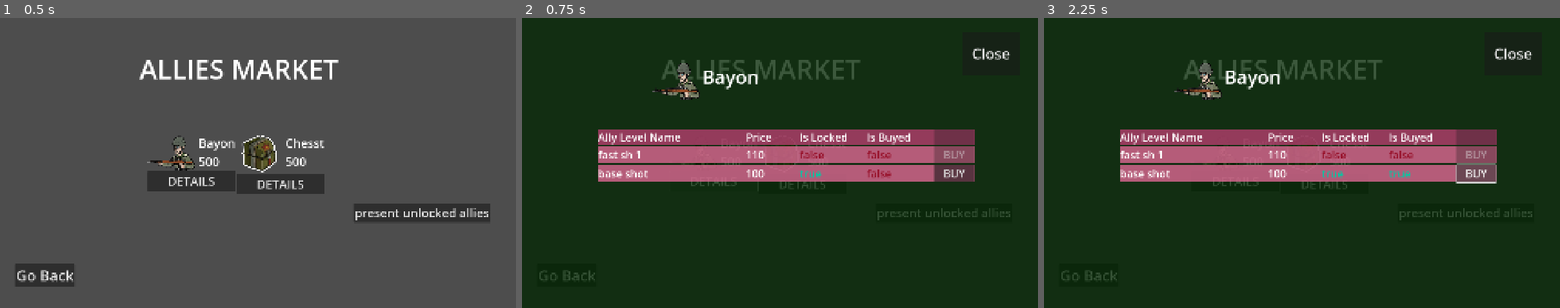
Above: before the commit, frames 1-3 (left to right).
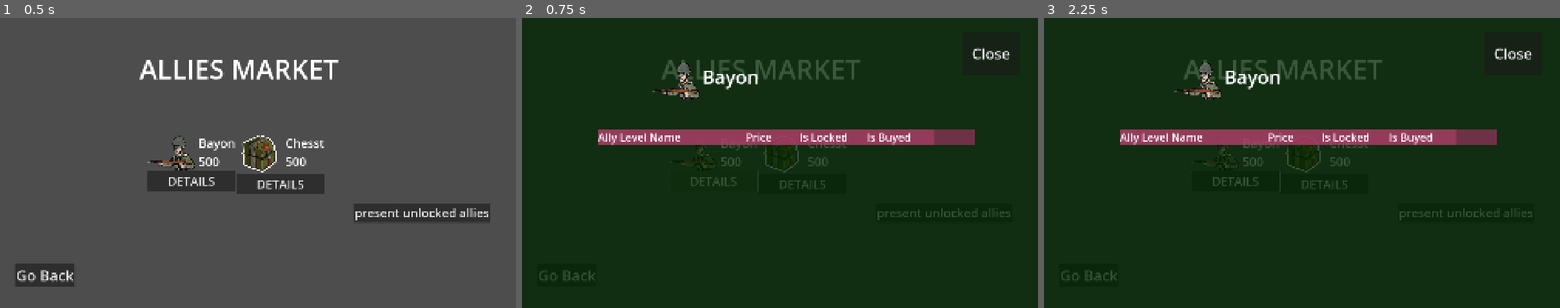
Above: after the commit, the same moments.

Repository: diablohumastudio/NvC-Data-Systems
Game: Godot game, scene res://screens/allies_market/allies_market.tscn
Same seed, same stepped clock (60 frames per second), same inputs: the game is played once before the commit and once after it. This scene is started directly instead of the project's main scene. The engine's default icon, where the game draws it, is replaced by a stand-in: a white triangle on a blue panel in a dark square.
Inputs (mouse positions are in pixels of both pictures, inside the frame that each line leads up to):
- Up to frame 1 (0.5 s): no input
- Up to frame 2 (0.75 s): click "DETAILS" at 0.5 s
- Up to frame 3 (2.25 s): click "present unlocked allies" at 1.25 s; click (1477, 174) at 2 s, where only the run before the commit has a clickable "BUY"

Frame 1 is identical in both runs. In frame 2, 8.4% of the frame differs, in the area x 14-88%, y 44-57%; in frame 3, 8.5%, in the area x 14-88%, y 44-58%.
Error after the commit: Invalid access to property or key 'ud_ally' on a base object of type 'Resource (Ally)'. (res://screens/allies_market/ally_details_popup/ally_details_popup.gd:1…

Commit message:
allies system changed to: conditions saved; ally_levels has ud_ally_levels; ud_ally_levels saved. everything saved in UDS initialize user

Diff:
--- a/data/game_characters/allies/res_data/data/bayonete_soldier.tres
+++ b/data/game_characters/allies/res_data/data/bayonete_soldier.tres
@@ -1,9 +1,10 @@
-[gd_resource type="Resource" script_class="Ally" load_steps=5 format=3 uid="uid://bxaddilaeyy62"]
+[gd_resource type="Resource" script_class="Ally" load_steps=6 format=3 uid="uid://bxaddilaeyy62"]
 
 [ext_resource type="Script" uid="uid://ccntxav05c4k" path="res://data/game_characters/allies/res_data/model/ally.gd" id="1_i87kw"]
+[ext_resource type="Script" uid="uid://cp8n43lmapx8l" path="res://data/game_characters/allies/upgrades_data/model/ally_level.gd" id="1_m5mv6"]
 [ext_resource type="PackedScene" uid="uid://oyoty7ffa6gl" path="res://game_characters_scenes/allies/shoter_ally/bayonet_soldier/bayonet_soldier.tscn" id="1_xbp7i"]
 [ext_resource type="Texture2D" uid="uid://clqhwebs0bq0b" path="res://data/game_characters/allies/res_data/assets/enemy_thumbnail_bayonet.png" id="2_xyo8g"]
-[ext_resource type="Resource" uid="uid://imhtlxk5ynnx" path="res://data/game_characters/allies/user_data/data/ud_shoter_ally.tres" id="3_xyo8g"]
+[ext_resource type="Resource" uid="uid://c4a462bjqt7xm" path="res://data/game_characters/allies/upgrades_data/data/shooter_ally/base_shot_lvl.tres" id="2_y5ttf"]
 
 [resource]
 script = ExtResource("1_i87kw")
@@ -12,6 +13,6 @@
 description = ""
 thumbnail = ExtResource("2_xyo8g")
 price = 300
-ud_ally = ExtResource("3_xyo8g")
+levels = Array[ExtResource("1_m5mv6")]([ExtResource("2_y5ttf")])
 scene = ExtResource("1_xbp7i")
 metadata/_custom_type_script = "uid://ccntxav05c4k"
--- a/data/game_characters/allies/res_data/data/chest.tres
+++ b/data/game_characters/allies/res_data/data/chest.tres
@@ -1,9 +1,13 @@
-[gd_resource type="Resource" script_class="Ally" load_steps=5 format=3 uid="uid://dnxrv0styygjo"]
+[gd_resource type="Resource" script_class="Ally" load_steps=9 format=3 uid="uid://dnxrv0styygjo"]
 
 [ext_resource type="PackedScene" uid="uid://cvxnbaukwbgs6" path="res://game_characters_scenes/allies/money_providers/chest/chest.tscn" id="1_01uh0"]
 [ext_resource type="Script" uid="uid://ccntxav05c4k" path="res://data/game_characters/allies/res_data/model/ally.gd" id="1_3idmb"]
+[ext_resource type="Script" uid="uid://cp8n43lmapx8l" path="res://data/game_characters/allies/upgrades_data/model/ally_level.gd" id="1_n82i4"]
 [ext_resource type="Texture2D" uid="uid://fiodc4axyxnb" path="res://data/game_characters/allies/res_data/assets/chest_thumbnail.png" id="2_01uh0"]
-[ext_resource type="Resource" uid="uid://tnci7ph2ia3c" path="res://data/game_characters/allies/user_data/data/ud_chest.tres" id="3_4lu5i"]
+[ext_resource type="Resource" uid="uid://ds8e2vvrhqjod" path="res://data/game_characters/allies/upgrades_data/data/chest/base_chest_lvl.tres" id="2_rf7lw"]
+[ext_resource type="Resource" uid="uid://dsn7841jog7ve" path="res://data/game_characters/allies/upgrades_data/data/chest/fast_chest_lvl_1.tres" id="3_b6l72"]
+[ext_resource type="Resource" uid="uid://c1t1j8g68rs8v" path="res://data/game_characters/allies/upgrades_data/data/chest/fast_chest_lvl_2.tres" id="4_q6p1n"]
+[ext_resource type="Resource" uid="uid://dilrj4gue60m" path="res://data/game_characters/allies/upgrades_data/data/chest/rich_chest_lvl_1.tres" id="5_mw216"]
 
 [resource]
 script = ExtResource("1_3idmb")
@@ -12,6 +16,6 @@
 description = "sfdsfd"
 thumbnail = ExtResource("2_01uh0")
 price = 250
-ud_ally = ExtResource("3_4lu5i")
+levels = Array[ExtResource("1_n82i4")]([ExtResource("2_rf7lw"), ExtResource("3_b6l72"), ExtResource("4_q6p1n"), ExtResource("5_mw216")])
 scene = ExtResource("1_01uh0")
 metadata/_custom_type_script = "uid://ccntxav05c4k"
--- a/data/game_characters/allies/res_data/model/ally.gd
+++ b/data/game_characters/allies/res_data/model/ally.gd
@@ -10,12 +10,9 @@
 
 @export var price: int
 
-@export var ud_ally: UDAlly : set = _set_ud_ally
+@export var levels: Array[AllyLevel]
 
 @export var scene: PackedScene
 
-func _set_ud_ally(new_value:UDAlly) -> void:
-	ud_ally = new_value
-	for saved_ud_ally in UDS.current_user_data.allies_inventory.ud_allies:
-		if saved_ud_ally.id == ud_ally.id:
-			ud_ally = saved_ud_ally
+func get_saved_ud_ally() -> UDAlly:
+	return UDS.get_ud_ally_by_id(id)
--- a/data/game_characters/allies/upgrades_data/data/chest/base_chest_lvl.tres
+++ b/data/game_characters/allies/upgrades_data/data/chest/base_chest_lvl.tres
@@ -1,13 +1,16 @@
-[gd_resource type="Resource" script_class="MoneyPrviderLevel" load_steps=2 format=3 uid="uid://ds8e2vvrhqjod"]
+[gd_resource type="Resource" script_class="MoneyPrviderLevel" load_steps=3 format=3 uid="uid://ds8e2vvrhqjod"]
 
+[ext_resource type="Script" uid="uid://d3wt36dxybuoe" path="res://data/acs_system/conditions/model/condition.gd" id="1_v8yy6"]
 [ext_resource type="Script" uid="uid://bacha5qb1rbr" path="res://data/game_characters/allies/upgrades_data/model/money_provider_level.gd" id="1_xgg18"]
 
 [resource]
 script = ExtResource("1_xgg18")
 providing_speed = 100
 coin_value = 100
+level_id = "chest base"
 ally_id = 1
-level_id = "chest base"
+unlockd_by_default = true
 price = 100
+conditions = Array[ExtResource("1_v8yy6")]([])
 initial_HP = 100
 metadata/_custom_type_script = "uid://bacha5qb1rbr"
--- a/data/game_characters/allies/upgrades_data/data/chest/fast_chest_lvl_1.tres
+++ b/data/game_characters/allies/upgrades_data/data/chest/fast_chest_lvl_1.tres
@@ -1,13 +1,17 @@
-[gd_resource type="Resource" script_class="MoneyPrviderLevel" load_steps=2 format=3 uid="uid://dsn7841jog7ve"]
+[gd_resource type="Resource" script_class="MoneyPrviderLevel" load_steps=4 format=3 uid="uid://dsn7841jog7ve"]
 
+[ext_resource type="Script" uid="uid://d3wt36dxybuoe" path="res://data/acs_system/conditions/model/condition.gd" id="1_lpc62"]
 [ext_resource type="Script" uid="uid://bacha5qb1rbr" path="res://data/game_characters/allies/upgrades_data/model/money_provider_level.gd" id="1_vvt1q"]
+[ext_resource type="Resource" uid="uid://6ex285c86auh" path="res://data/acs_system/conditions/data/cond_ally_lvl_buyed_chest_base.tres" id="2_1ugfc"]
 
 [resource]
 script = ExtResource("1_vvt1q")
 providing_speed = 110
 coin_value = 100
+level_id = "fast 1"
 ally_id = 1
-level_id = "fast 1"
+unlockd_by_default = false
 price = 110
+conditions = Array[ExtResource("1_lpc62")]([ExtResource("2_1ugfc")])
 initial_HP = 100
 metadata/_custom_type_script = "uid://bacha5qb1rbr"
--- a/data/game_characters/allies/upgrades_data/data/chest/fast_chest_lvl_2.tres
+++ b/data/game_characters/allies/upgrades_data/data/chest/fast_chest_lvl_2.tres
@@ -1,13 +1,17 @@
-[gd_resource type="Resource" script_class="MoneyPrviderLevel" load_steps=2 format=3 uid="uid://c1t1j8g68rs8v"]
+[gd_resource type="Resource" script_class="MoneyPrviderLevel" load_steps=4 format=3 uid="uid://c1t1j8g68rs8v"]
 
 [ext_resource type="Script" uid="uid://bacha5qb1rbr" path="res://data/game_characters/allies/upgrades_data/model/money_provider_level.gd" id="1_frbl3"]
+[ext_resource type="Script" uid="uid://d3wt36dxybuoe" path="res://data/acs_system/conditions/model/condition.gd" id="1_wy44k"]
+[ext_resource type="Resource" uid="uid://dla16eecj83qr" path="res://data/acs_system/conditions/data/cond_ally_lvl_buyed_fast_chest_1.tres" id="2_vd7t3"]
 
 [resource]
 script = ExtResource("1_frbl3")
 providing_speed = 120
 coin_value = 100
+level_id = "fast 2"
 ally_id = 1
-level_id = "fast 2"
+unlockd_by_default = false
 price = 120
+conditions = Array[ExtResource("1_wy44k")]([ExtResource("2_vd7t3")])
 initial_HP = 100
 metadata/_custom_type_script = "uid://bacha5qb1rbr"
--- a/data/game_characters/allies/upgrades_data/data/chest/rich_chest_lvl_1.tres
+++ b/data/game_characters/allies/upgrades_data/data/chest/rich_chest_lvl_1.tres
@@ -1,12 +1,16 @@
-[gd_resource type="Resource" script_class="MoneyPrviderLevel" load_steps=2 format=3 uid="uid://dilrj4gue60m"]
+[gd_resource type="Resource" script_class="MoneyPrviderLevel" load_steps=4 format=3 uid="uid://dilrj4gue60m"]
 
+[ext_resource type="Script" uid="uid://d3wt36dxybuoe" path="res://data/acs_system/conditions/model/condition.gd" id="1_2nh8c"]
 [ext_resource type="Script" uid="uid://bacha5qb1rbr" path="res://data/game_characters/allies/upgrades_data/model/money_provider_level.gd" id="1_abc123"]
+[ext_resource type="Resource" uid="uid://6ex285c86auh" path="res://data/acs_system/conditions/data/cond_ally_lvl_buyed_chest_base.tres" id="2_tliut"]
 
 [resource]
 script = ExtResource("1_abc123")
 providing_speed = 100
 coin_value = 110
+level_id = "rich_chest_lvl_1"
 ally_id = 1
-level_id = "rich_chest_lvl_1"
+unlockd_by_default = false
 price = 120
+conditions = Array[ExtResource("1_2nh8c")]([ExtResource("2_tliut")])
 initial_HP = 100
--- a/data/game_characters/allies/upgrades_data/data/shooter_ally/base_shot_lvl.tres
+++ b/data/game_characters/allies/upgrades_data/data/shooter_ally/base_shot_lvl.tres
@@ -1,5 +1,6 @@
-[gd_resource type="Resource" script_class="ShooterAllyLevel" load_steps=2 format=3 uid="uid://c4a462bjqt7xm"]
+[gd_resource type="Resource" script_class="ShooterAllyLevel" load_steps=3 format=3 uid="uid://c4a462bjqt7xm"]
 
+[ext_resource type="Script" uid="uid://d3wt36dxybuoe" path="res://data/acs_system/conditions/model/condition.gd" id="1_0gldm"]
 [ext_resource type="Script" uid="uid://bxsxos5gjpl6h" path="res://data/game_characters/allies/upgrades_data/model/shooter_ally_level.gd" id="1_6ngpo"]
 
 [resource]
@@ -8,6 +9,9 @@
 shooting_speed = 100
 shooting_power = 100
 level_id = "base shot"
+ally_id = 0
+unlockd_by_default = true
 price = 100
+conditions = Array[ExtResource("1_0gldm")]([])
 initial_HP = 100
 metadata/_custom_type_script = "uid://bxsxos5gjpl6h"
--- a/data/game_characters/allies/upgrades_data/model/ally_level.gd
+++ b/data/game_characters/allies/upgrades_data/model/ally_level.gd
@@ -1,6 +1,12 @@
 class_name AllyLevel extends GameCharacterLevel
 
+@export var level_id: String
 @export var ally_id: Ally.IDs
 
-@export var level_id: String
+@export var unlockd_by_default: bool = false
 @export var price: int
+
+@export var conditions: Array[Condition]
+
+func get_saved_ud_ally_level() -> UDAllyLevel:
+	return UDS.get_ud_ally_level_by_id_in_ally(level_id, ally_id)
--- a/data/game_characters/allies/upgrades_data/model/ally_upgrade_tree.gd
+++ /dev/null
@@ -1,3 +0,0 @@
-class_name AllyLevelTree extends Resource
-
-@export var levels: Array[AllyLevel]
--- /dev/null
+++ b/data/game_characters/allies/upgrades_data/model/ud_ally_level.gd
@@ -0,0 +1,33 @@
+class_name UDAllyLevel extends Resource
+
+@export_storage var id: String
+
+@export_storage var unlocked: bool = false
+@export_storage var buyed: bool = false
+
+@export_storage var conditions: Array[Condition] : set = _set_conditions
+
+func _set_conditions(new_value: Array[Condition]):
+	if conditions:
+		for condition in conditions as Array[Condition]:
+			if condition.fullfilled.is_connected(_on_condition_fullfilled):
+				condition.fullfilled.disconnect(_on_condition_fullfilled)
+
+	conditions = new_value
+	if !conditions: return
+	for condition in conditions as Array[Condition]:
+		condition = ACS.get_saved_user_condition_by_id(condition.id)
+
+	for condition in conditions as Array[Condition]:
+		if !condition.fullfilled.is_connected(_on_condition_fullfilled):
+			condition.fullfilled.connect(_on_condition_fullfilled)
+
+func _on_condition_fullfilled(_condition: Condition):
+	_check_is_unlocked()
+
+func _check_is_unlocked():
+	for condition in conditions:
+		if !condition.is_fullfilled:
+			return
+	if unlocked:
+		unlocked = true
--- a/data/game_characters/allies/user_data/data/ud_chest.tres
+++ b/data/game_characters/allies/user_data/data/ud_chest.tres
@@ -1,29 +1,10 @@
-[gd_resource type="Resource" script_class="UDAlly" load_steps=9 format=3 uid="uid://tnci7ph2ia3c"]
+[gd_resource type="Resource" script_class="UDAlly" load_steps=3 format=3 uid="uid://tnci7ph2ia3c"]
 
 [ext_resource type="Script" uid="uid://lucdai2ohj0b" path="res://data/game_characters/allies/user_data/model/ud_ally.gd" id="1_f2g1w"]
-[ext_resource type="Script" uid="uid://cp8n43lmapx8l" path="res://data/game_characters/allies/upgrades_data/model/ally_level.gd" id="1_hh26n"]
-[ext_resource type="Resource" uid="uid://dsn7841jog7ve" path="res://data/game_characters/allies/upgrades_data/data/chest/fast_chest_lvl_1.tres" id="2_dpgif"]
-[ext_resource type="Resource" uid="uid://ds8e2vvrhqjod" path="res://data/game_characters/allies/upgrades_data/data/chest/base_chest_lvl.tres" id="2_mo8ns"]
-[ext_resource type="Resource" uid="uid://6ex285c86auh" path="res://data/acs_system/conditions/data/cond_ally_lvl_buyed_chest_base.tres" id="4_dpgif"]
-[ext_resource type="Resource" uid="uid://dilrj4gue60m" path="res://data/game_characters/allies/upgrades_data/data/chest/rich_chest_lvl_1.tres" id="5_rd852"]
-[ext_resource type="Resource" uid="uid://c1t1j8g68rs8v" path="res://data/game_characters/allies/upgrades_data/data/chest/fast_chest_lvl_2.tres" id="6_71gys"]
-[ext_resource type="Resource" uid="uid://dla16eecj83qr" path="res://data/acs_system/conditions/data/cond_ally_lvl_buyed_fast_chest_1.tres" id="7_hvn24"]
+[ext_resource type="Script" uid="uid://bnpk1y08nyst1" path="res://data/game_characters/allies/upgrades_data/model/ud_ally_level.gd" id="2_hh26n"]
 
 [resource]
 script = ExtResource("1_f2g1w")
 id = 1
-unlocked_levels = Array[String]([])
-buyed_levels = Array[String](["chest base"])
-levels_conditions = Dictionary[ExtResource("1_hh26n"), Dictionary]({
-ExtResource("5_rd852"): {
-ExtResource("4_dpgif"): false
-},
-ExtResource("6_71gys"): {
-ExtResource("7_hvn24"): false
-},
-ExtResource("2_dpgif"): {
-ExtResource("4_dpgif"): false
-}
-})
-base_level = ExtResource("2_mo8ns")
+ud_levels = Array[ExtResource("2_hh26n")]([])
 metadata/_custom_type_script = "uid://lucdai2ohj0b"
--- a/data/game_characters/allies/user_data/data/ud_shoter_ally.tres
+++ b/data/game_characters/allies/user_data/data/ud_shoter_ally.tres
@@ -1,20 +1,10 @@
-[gd_resource type="Resource" script_class="UDAlly" load_steps=6 format=3 uid="uid://imhtlxk5ynnx"]
+[gd_resource type="Resource" script_class="UDAlly" load_steps=3 format=3 uid="uid://imhtlxk5ynnx"]
 
-[ext_resource type="Resource" uid="uid://c4a462bjqt7xm" path="res://data/game_characters/allies/upgrades_data/data/shooter_ally/base_shot_lvl.tres" id="1_ddrpd"]
-[ext_resource type="Script" uid="uid://cp8n43lmapx8l" path="res://data/game_characters/allies/upgrades_data/model/ally_level.gd" id="1_mo8ns"]
 [ext_resource type="Script" uid="uid://lucdai2ohj0b" path="res://data/game_characters/allies/user_data/model/ud_ally.gd" id="1_ttwn6"]
-[ext_resource type="Resource" uid="uid://pb61pcsnc0gw" path="res://data/game_characters/allies/upgrades_data/data/shooter_ally/fast_shot_lvl_1.tres" id="2_gui07"]
-[ext_resource type="Resource" uid="uid://cdw84tffq1sgt" path="res://data/acs_system/conditions/data/cond_lv_compl_lv_2.tres" id="3_ddrpd"]
+[ext_resource type="Script" uid="uid://bnpk1y08nyst1" path="res://data/game_characters/allies/upgrades_data/model/ud_ally_level.gd" id="2_wgyya"]
 
 [resource]
 script = ExtResource("1_ttwn6")
 id = 0
-unlocked_levels = Array[String]([])
-buyed_levels = Array[String]([])
-levels_conditions = Dictionary[ExtResource("1_mo8ns"), Dictionary]({
-ExtResource("2_gui07"): {
-ExtResource("3_ddrpd"): false
-}
-})
-base_level = ExtResource("1_ddrpd")
+ud_levels = Array[ExtResource("2_wgyya")]([])
 metadata/_custom_type_script = "uid://lucdai2ohj0b"
--- a/data/game_characters/allies/user_data/model/ud_ally.gd
+++ b/data/game_characters/allies/user_data/model/ud_ally.gd
@@ -1,47 +1,5 @@
 class_name UDAlly extends Resource
 
-@export var id : Ally.IDs
+@export_storage var id : Ally.IDs
 
-@export var unlocked_levels: Array[String]
-@export var buyed_levels: Array[String]
-@export var levels_conditions: Dictionary[AllyLevel, Dictionary]: set = _set_levels
-@export var base_level: AllyLevel : set = _set_base_level
-
-func _set_base_level(new_value: AllyLevel):
-	base_level = new_value
-	if !levels_conditions.has(base_level):
-		levels_conditions[base_level] = {}
-	if !unlocked_levels.has(base_level.level_id):
-		unlocked_levels.append(base_level.level_id)
-
-func _set_levels(new_value: Dictionary[AllyLevel, Dictionary]):
-	if levels_conditions:
-		for level in levels_conditions:
-			var conditions = levels_conditions[level]
-			for condition in conditions:
-				if condition.fullfilled.is_connected(_on_condition_fullfilled.bind(level)):
-					condition.fullfilled.disconect(_on_condition_fullfilled.bind(level))
-
-	levels_conditions = new_value
-	for level in levels_conditions:
-		var conditions = levels_conditions[level]
-		if conditions.size() == 0 and !unlocked_levels.has(level.level_id): unlocked_levels.append(level.level_id)
-		for condition in conditions:
-			if !condition.fullfilled.is_connected(_on_condition_fullfilled.bind(level)):
-				condition.fullfilled.connect(_on_condition_fullfilled.bind(level))
-
-func _on_condition_fullfilled(condition: Condition, level: AllyLevel):
-	var conditions = levels_conditions[level]
-	conditions[condition] = true
-
-	for _condition in conditions:
-		if conditions[_condition] == false:
-			return
-	if unlocked_levels.has(level.level_id): return
-	unlocked_levels.append(level.level_id)
-
-func is_level_unlocked(level_id: String) -> bool:
-	return unlocked_levels.has(level_id)
-
-func is_level_buyed(level_id: String) -> bool:
-	return buyed_levels.has(level_id)
+@export_storage var ud_levels: Array[UDAllyLevel]
--- a/global_systems/data_systems/user_data_system/user_data_system.gd
+++ b/global_systems/data_systems/user_data_system/user_data_system.gd
@@ -31,13 +31,30 @@
 	new_user_data.user_name = user_credentials.user_name
 	new_user_data.progress.ud_levels = _create_new_ud_levels()
 	new_user_data.ud_achievements.ud_achievements = _create_new_ud_achievements()
-	new_user_data.allies_inventory.ud_allies = DataFilesLoader.create_ud_allies_from_res_files()
+	new_user_data.allies_inventory.ud_allies = _create_new_ud_allies()
 
 	save_user_data_to_disk(new_user_data)
 	if set_to_current:
 		set_current_user(new_user_data.user_name)
 
 	return new_user_data
+
+func _create_new_ud_allies() -> Array[UDAlly]:
+	var ud_allies: Array[UDAlly] = []
+	var allies: Array[Ally] = DataFilesLoader.get_allies_from_res_files()
+
+	for ally in allies:
+		print(ally)
+		var new_ud_ally: UDAlly = UDAlly.new()
+		new_ud_ally.id = ally.id
+		for level in ally.levels as Array[AllyLevel]:
+			var new_ud_ally_level: UDAllyLevel = UDAllyLevel.new()
+			new_ud_ally_level.id = level.level_id
+			new_ud_ally_level.conditions = level.conditions
+			if level.unlockd_by_default: new_ud_ally_level.unlocked = true
+			new_ud_ally.ud_levels.append(new_ud_ally_level)
+		ud_allies.append(new_ud_ally)
+	return ud_allies
 
 func _create_new_ud_levels() -> Array[UDLevel]:
 	var ud_levels: Array[UDLevel] = []
@@ -138,6 +155,19 @@
 			return ud_achivement
 	return null
 
+func get_ud_ally_by_id(id: Ally.IDs):
+	for ud_ally in current_user_data.allies_inventory.ud_allies as Array[UDAlly]:
+		if ud_ally.id == id:
+			return ud_ally
+	return null
+
+func get_ud_ally_level_by_id_in_ally(id: String, ally_id: Ally.IDs) -> UDAllyLevel:
+	var ud_ally: UDAlly = get_ud_ally_by_id(ally_id)
+	for ud_ally_level in ud_ally.levels as Array[UDAllyLevel]:
+		if ud_ally_level.level_id == id:
+			return ud_ally_level
+	return null
+
 func listen_property(property: PROPERTIES, callback: Callable):
 		match property:
 			PROPERTIES.ENEMIES_KILLED:
Not shown, removed: data/game_characters/allies/upgrades_data/model/ally_upgrade_tree.gd.uid
Not shown, added: data/game_characters/allies/upgrades_data/model/ud_ally_level.gd.uid
